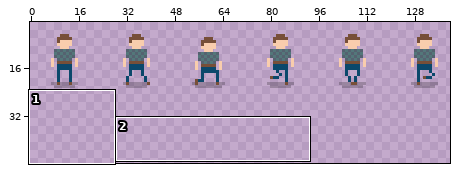
File history of a sprite sheet, Assets/Sprites/client_1.png. The picture above shows the old version from afar; the outline marks the close-up.
Close-up. Earlier state:
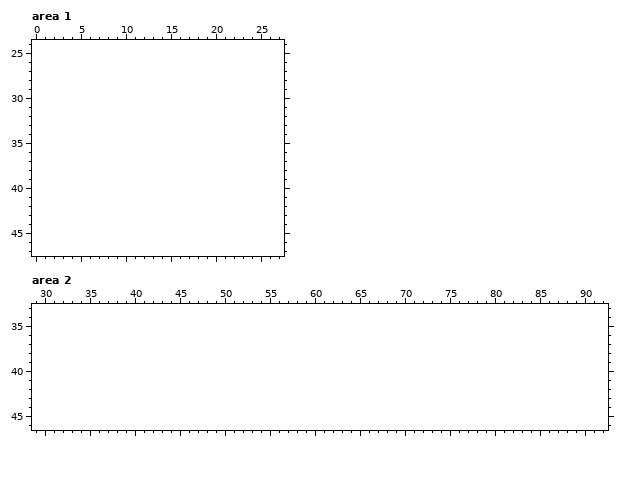
The file is 144x24 pixels. Shown: area 1: x 0..27, y 24..47; area 2: x 29..92, y 33..46. The old version is drawn lined up with the new one, on the new canvas. The wide view leaves out empty margins.
Palette (. is transparent): 
The same view after the edit:
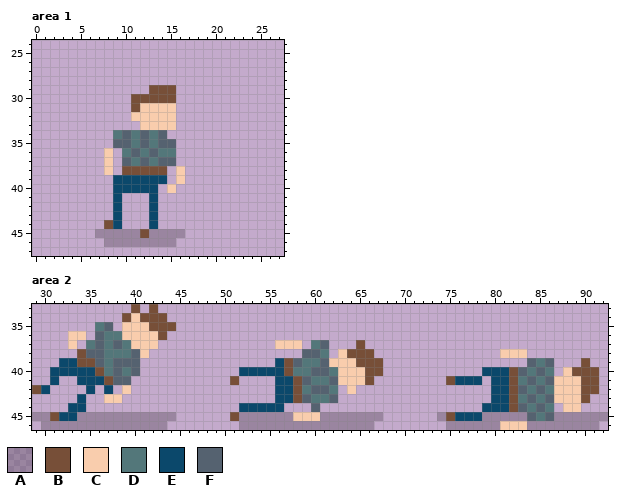
Colours new in this view: A #00000037  B #774f38  C #f9cdad  D #53777a  E #0b486b  F #556270
Changes in this commit:
canvas 144x24 -> 144x48
Changed rows in their new state; - is an unchanged pixel.
Area 1:
first column x 7:
29 ------BBB-
30 ----BBBBB-
31 ----BCCCC-
32 ----CCCCC-
33 -----CCCC-
34 --DFDFDF--
35 --FFDFDFF-
36 -C-DFDFDD-
37 -C-FDFDFF-
38 -C-BBBBB-C
39 --EEEEEE-C
40 --EEEEE-C-
41 --E---E---
42 --E---E---
43 --E---E---
44 -BE---E---
45 AAAAABAAAA
46 -AAAAAAAA-
Area 2:
first column x 29:
33 -----------B-B--------------------------------------------------
34 ----------BCBBB-------------------------------------------------
35 -------DF-CCCBBB------------------------------------------------
36 ----CC-FDDCCCCB-------------------------------------------------
37 ----C-DFDFDCCC-------------CCC-DF---B---------------------------
38 -----BFFDDDFC-----------------FFD-CBBB--------------CCC---------
39 ---EEBBFDFFF---------------EBFDDFCCCBBB----------------FDF---B--
40 --EEEEEBDFDF-----------EEEEEBDDFFDCCCBB-----------EEEBFDFD-CBBB-
41 --E--EEEBFF-----------B----EEBFDDFCCCB--------BEEE-EEBDFDFCCCBB-
42 BE----E-E-C----------------EEBDFFD-C---------------EEBFDFDCCCBB-
43 -----E--CC-----------------EEBFDDF-----------------EEBDFDFCCCB--
44 ----EE-----------------EEEEE---F------------------EEEBFDFD-CC---
45 AABEEAAAAAAAAAAA------BAAAAAACCCAAAAAAA------ABEEEAAAAAFDFAAAAAA
46 -AAAAAAAAAAAAAA--------AAAAAAAAAAAAAAA--------AAAAAACCCAAAAAAAA-
